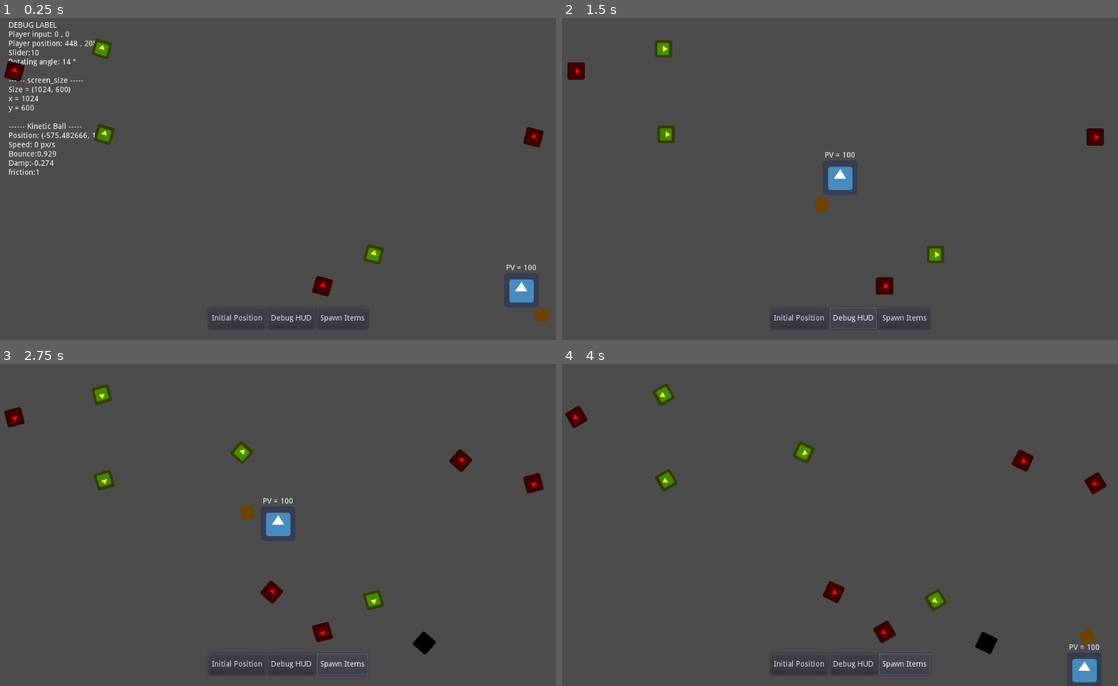
Above: before the commit, frames 1-4 (two rows, left to right).
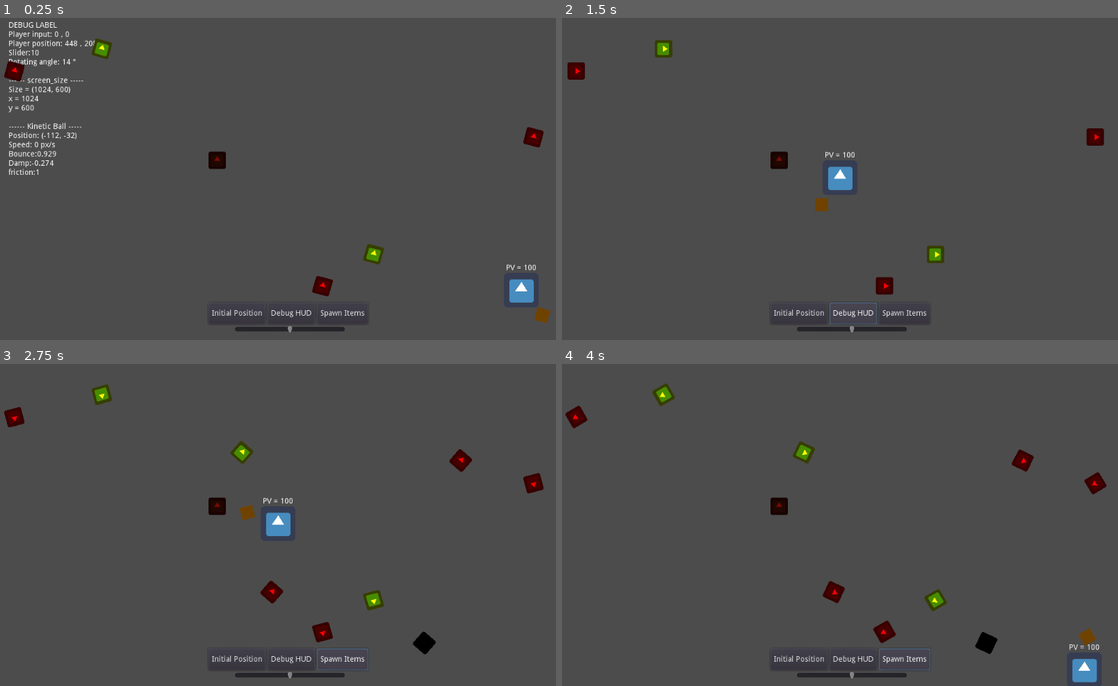
Above: after the commit, the same moments.

Repository: Florian-DELRIEU/Godot-Test
Game: Godot game, scene res://Scenes/MainNode.tscn
Two runs of this game, one before a commit and one after it. Both use one fixed random seed, a clock stepped at 60 frames per second and the inputs below. The engine's default icon, where the game draws it, is replaced by a stand-in: a white triangle on a blue panel in a dark square.
Inputs:
- Up to frame 1 (0.25 s): no input
- Up to frame 2 (1.5 s): click "Initial Position" at 0.5 s; click "Debug HUD" at 1.25 s
- Up to frame 3 (2.75 s): click "Spawn Items" at 2 s
- Up to frame 4 (4 s): hold Right (ui_right) 2.78-3.53 s; hold Down (ui_down) from 3.53 s (still down)

The runs differ from the first frame. In frame 1, 1.0% of the frame differs, in the area x 8-66%, y 32-98%; in frame 2, 1.0%, in the area x 17-66%, y 33-98%; in frame 3, 1.0%; in frame 4, 1.0%.

Commit message:
Update MainNode.tscn
- move Kinetic ball
- Move scenes into camera node

Diff:
--- a/Scenes/MainNode.tscn
+++ b/Scenes/MainNode.tscn
@@ -1,12 +1,10 @@
-[gd_scene load_steps=8 format=2]
+[gd_scene load_steps=6 format=2]
 
 [ext_resource path="res://Images/Tiles01.png" type="Texture" id=1]
 [ext_resource path="res://Scripts/MainNode.gd" type="Script" id=2]
 [ext_resource path="res://Scripts/rotate_sprite.gd" type="Script" id=3]
 [ext_resource path="res://Scenes/Player.tscn" type="PackedScene" id=4]
 [ext_resource path="res://Scenes/Kineticball.tscn" type="PackedScene" id=5]
-[ext_resource path="res://Images/icon.png" type="Texture" id=6]
-[ext_resource path="res://Scenes/item.tscn" type="PackedScene" id=7]
 
 [node name="MainNode" type="Node2D"]
 position = Vector2( 560, 384 )
@@ -14,6 +12,9 @@
 
 [node name="Player" parent="." instance=ExtResource( 4 )]
 position = Vector2( 448, 208 )
+__meta__ = {
+"_edit_group_": true
+}
 
 [node name="Player_label" type="Label" parent="Player"]
 margin_left = -32.0
@@ -34,12 +35,15 @@
 script = ExtResource( 3 )
 
 [node name="Kineticball" parent="." instance=ExtResource( 5 )]
-position = Vector2( -560, 192 )
+position = Vector2( -112, -32 )
 linear_velocity = Vector2( 0, 0 )
 Bounce_Coeff = 0.929
 Linear_Coeff = -0.274
 
 [node name="Walls" type="StaticBody2D" parent="."]
+__meta__ = {
+"_edit_group_": true
+}
 
 [node name="CollisionPolygon2D" type="CollisionPolygon2D" parent="Walls"]
 polygon = PoolVector2Array( -560, 304, -560, -384, 656, -384, 656, 304, 512, 304, 512, -304, -512, -304, -512, 304 )
@@ -49,6 +53,9 @@
 
 [node name="Camera2D" type="Camera2D" parent="."]
 current = true
+__meta__ = {
+"_edit_group_": true
+}
 
 [node name="DebugHUD" type="Label" parent="Camera2D"]
 margin_left = -496.0
@@ -56,28 +63,16 @@
 margin_right = -320.0
 margin_bottom = -192.0
 
-[node name="SpeedSlider" type="HSlider" parent="."]
-visible = false
-margin_left = -96.0
-margin_top = 272.0
-margin_right = 108.0
-margin_bottom = 288.0
-max_value = 20.0
-value = 10.0
-__meta__ = {
-"_edit_use_anchors_": false
-}
-
-[node name="HBoxContainer" type="HBoxContainer" parent="."]
+[node name="HBoxContainer" type="HBoxContainer" parent="Camera2D"]
 margin_left = -128.0
-margin_top = 240.0
+margin_top = 231.0
 margin_right = 166.0
-margin_bottom = 280.0
+margin_bottom = 271.0
 __meta__ = {
 "_edit_group_": true
 }
 
-[node name="Button" type="Button" parent="HBoxContainer"]
+[node name="Button" type="Button" parent="Camera2D/HBoxContainer"]
 margin_right = 105.0
 margin_bottom = 40.0
 text = "Initial Position"
@@ -85,7 +80,7 @@
 "_edit_use_anchors_": false
 }
 
-[node name="Button2" type="Button" parent="HBoxContainer"]
+[node name="Button2" type="Button" parent="Camera2D/HBoxContainer"]
 margin_left = 109.0
 margin_right = 196.0
 margin_bottom = 40.0
@@ -94,7 +89,7 @@
 "_edit_use_anchors_": false
 }
 
-[node name="Button3" type="Button" parent="HBoxContainer"]
+[node name="Button3" type="Button" parent="Camera2D/HBoxContainer"]
 margin_left = 200.0
 margin_right = 294.0
 margin_bottom = 40.0
@@ -103,14 +98,14 @@
 "_edit_use_anchors_": false
 }
 
-[node name="Sprite" type="Sprite" parent="."]
-visible = false
-modulate = Color( 0.129412, 0, 0.882353, 1 )
-texture = ExtResource( 6 )
+[node name="SpeedSlider" type="HSlider" parent="Camera2D"]
+margin_left = -80.0
+margin_top = 272.0
+margin_right = 124.0
+margin_bottom = 288.0
+max_value = 20.0
+value = 10.0
 
-[node name="item" parent="." instance=ExtResource( 7 )]
-position = Vector2( -320, -80 )
-
-[connection signal="pressed" from="HBoxContainer/Button" to="." method="InitialPose_button"]
-[connection signal="pressed" from="HBoxContainer/Button2" to="." method="Debug_pressed"]
-[connection signal="pressed" from="HBoxContainer/Button3" to="." method="SpawnItem_pressed"]
+[connection signal="pressed" from="Camera2D/HBoxContainer/Button" to="." method="InitialPose_button"]
+[connection signal="pressed" from="Camera2D/HBoxContainer/Button2" to="." method="Debug_pressed"]
+[connection signal="pressed" from="Camera2D/HBoxContainer/Button3" to="." method="SpawnItem_pressed"]
--- a/Scripts/MainNode.gd
+++ b/Scripts/MainNode.gd
@@ -51,7 +51,7 @@
 	""".format([
 		player_input_x,player_input_y,
 		$Player.position.x,$Player.position.y,
-		$SpeedSlider.value,
+		$Camera2D/SpeedSlider.value,
 		$Player/Shell.angle,
 
 		screen_size,
